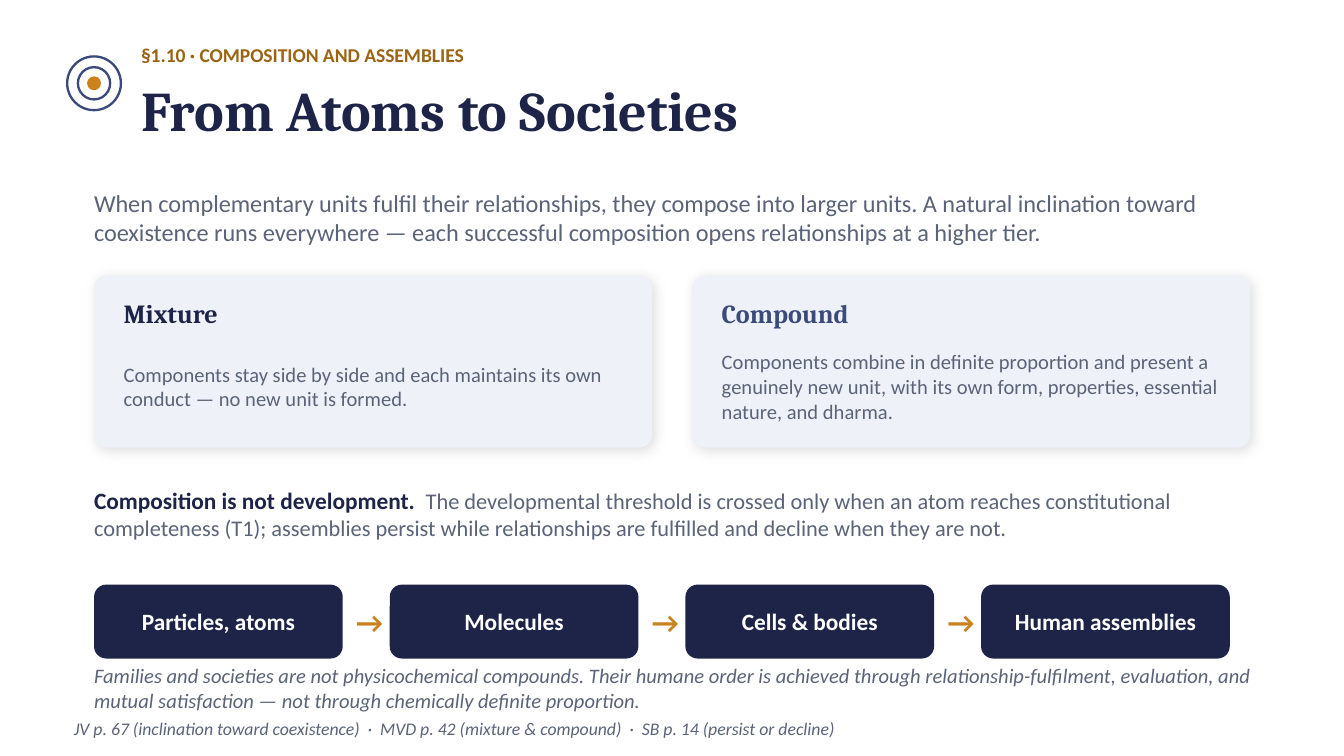
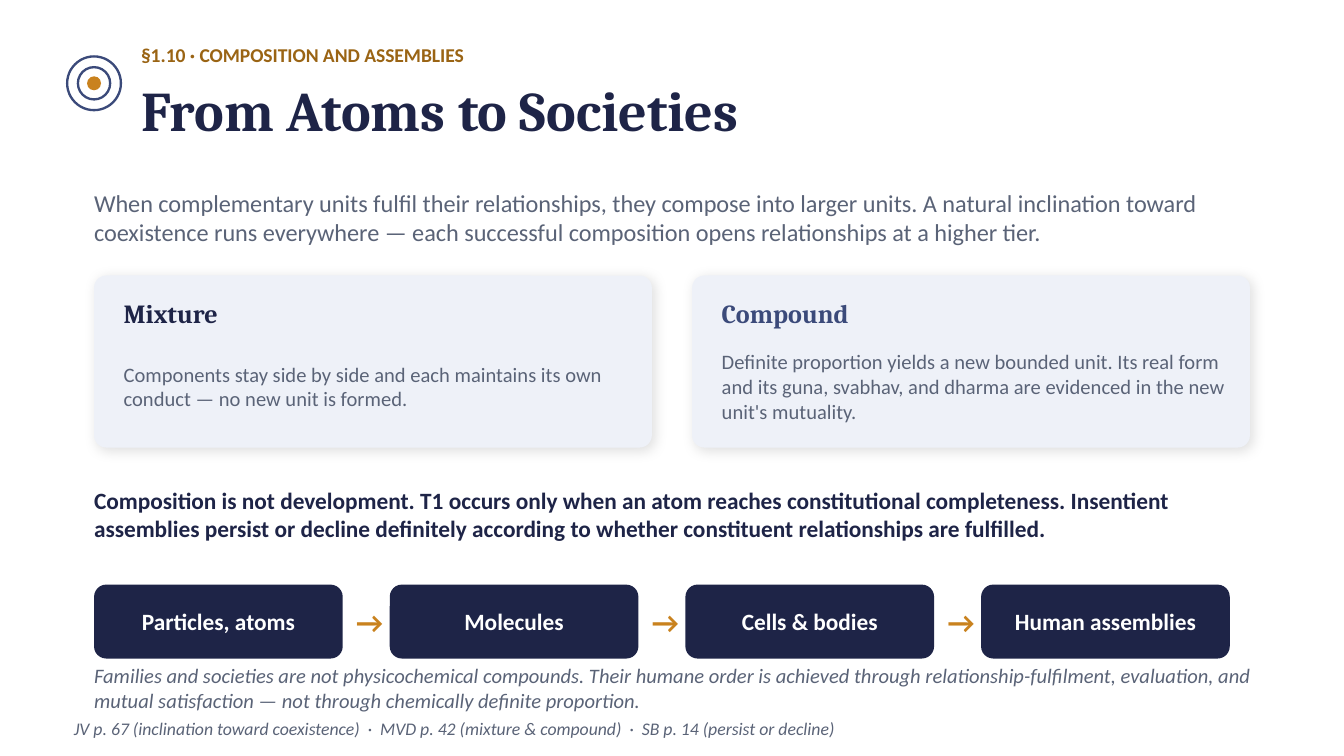
Before and after one commit to raghavamohan/AnalyticMadhyasthDarshan, a slide deck: slide 17 of Studies/The-Ontology-of-Coexistence/The-Ontology-of-Existence-Madhyasth-Darshan.pptx. Drawn at 1344x756 pixels with LibreOffice and Linux fonts; fonts in the diff are those of the drawing. Boxes give left, top, right and bottom in pixels: in the first picture for what was removed or moved away, otherwise in the second. Text is boxed around its words. In the diff, an @@ line names an element or a change of style, - is before the commit and + after.

Commit message:
Revise ontology around definite mutuality

```diff
--- a/Studies/The-Ontology-of-Coexistence/The-Ontology-of-Existence-Madhyasth-Darshan.pptx
+++ b/Studies/The-Ontology-of-Coexistence/The-Ontology-of-Existence-Madhyasth-Darshan.pptx
@@ text at (722, 355, 1225, 422): text changed @@
-Components combine in definite proportion and present a genuinely new unit, with its own form, properties, essential nature, and dharma.
+Definite proportion yields a new bounded unit. Its real form and its guna, svabhav, and dharma are evidenced in the new unit's mutuality.
@@ text at (94, 492, 1169, 541): text changed; size 12 to 12.5 pt; text colour #5A6377 to #1E2447; bold on @@
-Composition is not development. The developmental threshold is crossed only when an atom reaches constitutional completeness (T1); assemblies persist while relationships are fulfilled and decline when they are not.
+Composition is not development. T1 occurs only when an atom reaches constitutional completeness. Insentient assemblies persist or decline definitely according to whether constituent relationships are fulfilled.
```
Also in this commit, not shown: 12 other slides changed, 12 other files.
